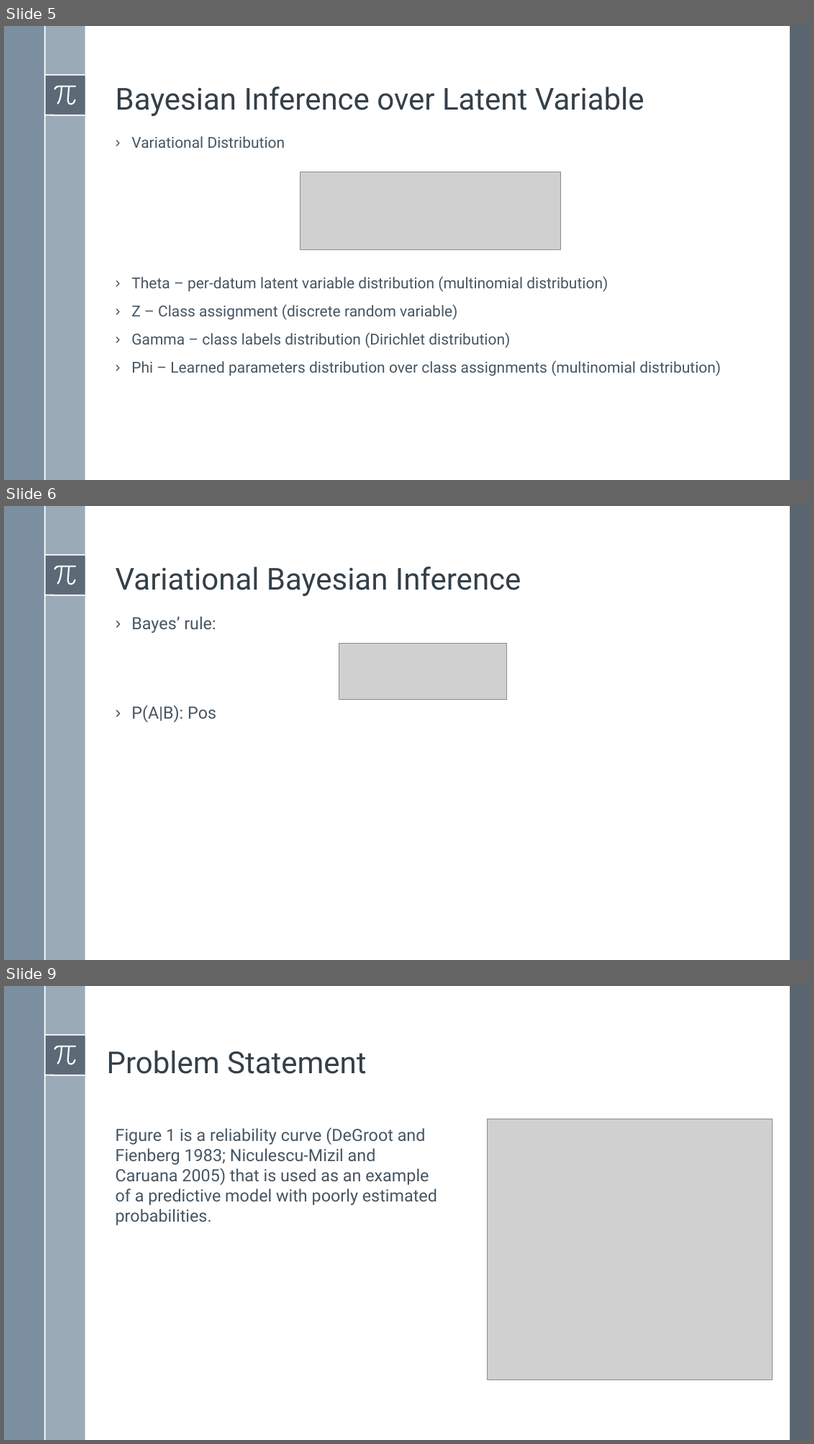
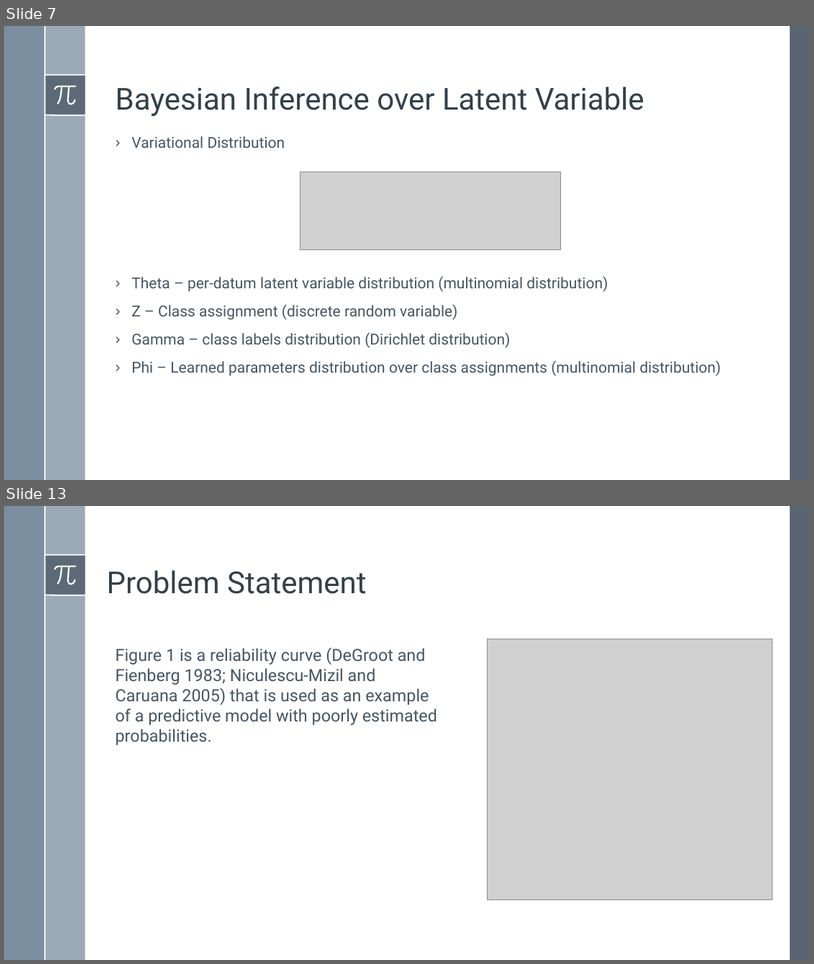
Before and after one commit to BardiaMojra/presentations, a slide deck: unified_probabilistic_deep_continual_learning_through_generative_replay_and_open_set_recognition/presentation.odp. Shown one above the other, each under a label of ours: slides 5, 6 and 9 before the commit, slides 7 and 13 after it; the slides between them are not shown. The pictures are 814x1444 and 814x964 pixels, drawn with LibreOffice and Linux fonts; fonts in the diff are those of the drawing; grey boxes stand for pictures; background and template pictures are left out. Boxes give left, top, right and bottom in pixels: in the first picture for what was removed or moved away, otherwise in the second. Text is boxed around its words. In the diff, an @@ line names an element or a change of style, - is before the commit and + after.

```diff
--- a/unified_probabilistic_deep_continual_learning_through_generative_replay_and_open_set_recognition/presentation.odp
+++ b/unified_probabilistic_deep_continual_learning_through_generative_replay_and_open_set_recognition/presentation.odp
@@ slide 6 removed at bbox=[4, 506, 810, 960], background #FFFFFF; not listed: 8 template elements that a slide beside it also shows @@
@@ text removed at bbox=[116, 566, 522, 596] @@
-Variational Bayesian Inference
@@ text removed at bbox=[131, 616, 216, 722] @@
-› Bayes’ rule:
-› P(A|B): Pos
@@ picture removed at bbox=[339, 643, 507, 700] @@
@@ what was slide 5 is now slide 7 @@
@@ what was slide 9 is now slide 13 @@
```
Also in this commit, not shown: 1 slide changed, 7 slides added, 2 other slides removed, 13 other files.
